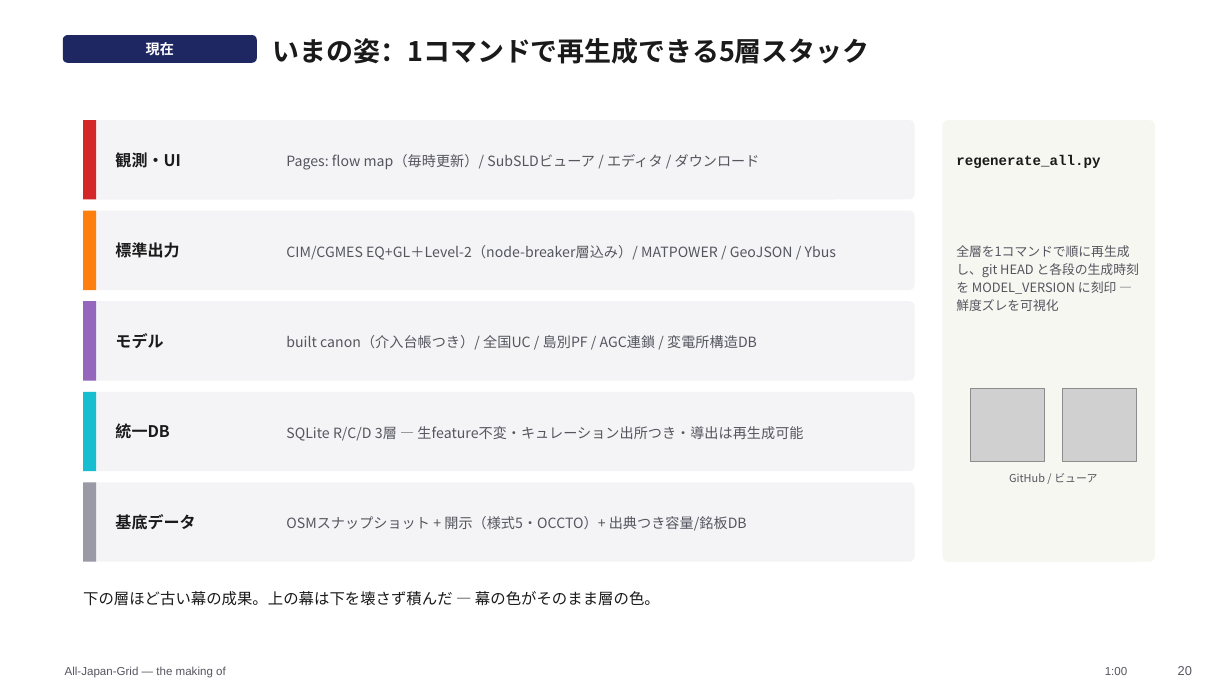
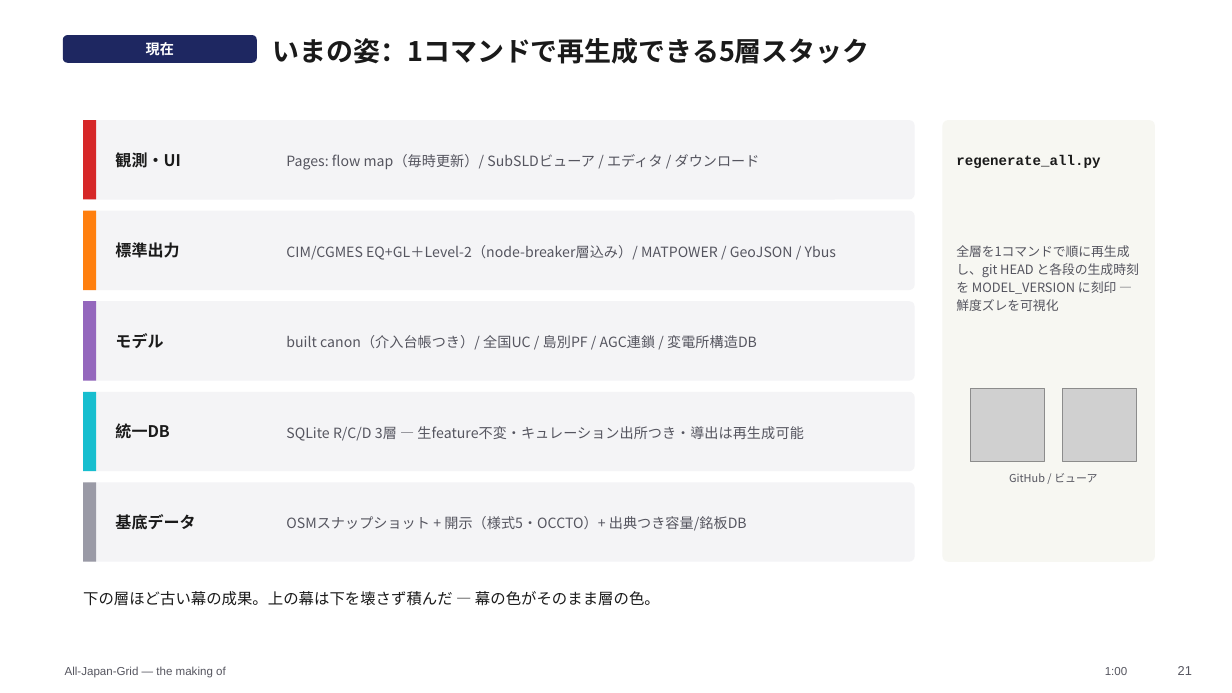
Before and after one commit to lutelute/All-Japan-Grid, a slide deck: slide 21 of docs/slides/ajg/AllJapanGrid_story.pptx (slide 20 before the commit). Drawn at 1232x693 pixels with LibreOffice and Linux fonts; fonts in the diff are those of the drawing; grey boxes stand for pictures. Boxes give left, top, right and bottom in pixels: in the first picture for what was removed or moved away, otherwise in the second. Text is boxed around its words. In the diff, an @@ line names an element or a change of style, - is before the commit and + after.

```diff
--- a/docs/slides/ajg/AllJapanGrid_story.pptx
+++ b/docs/slides/ajg/AllJapanGrid_story.pptx
@@ text at (1178,666,1192,675): text changed @@
-20
+21
```
Also in this commit, not shown: 3 other slides changed, 1 slide added, 5 other files.
